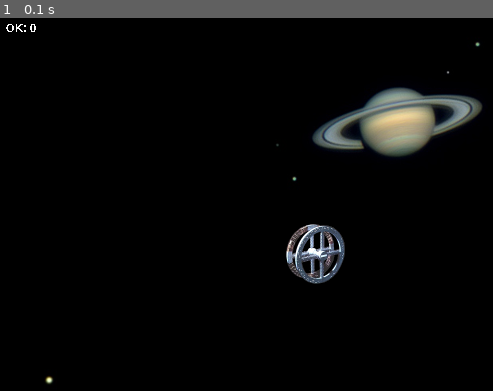
Above: before the commit, frame 1.
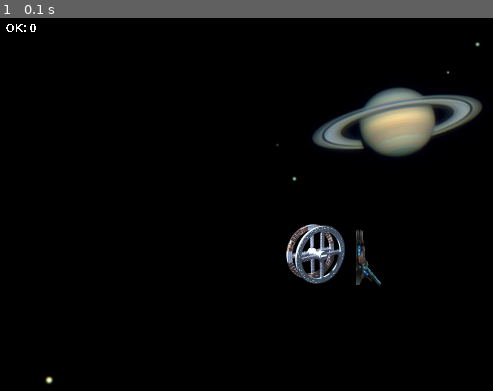
Above: after the commit, the same moment.

Repository: rodrigodub/Output
Game: pygame game, started from ProgramacaoDeJogos/Input06PJ05.py
Two runs of this game, one before a commit and one after it. Both use one fixed random seed, a clock stepped at 60 frames per second and the inputs below.
Inputs:
- Up to frame 1 (0.1 s): no input

The runs differ from the first frame. In frame 1, 0.3% of the frame differs, in the area x 72-78%, y 56-72%.

Commit message:
PJ5: adding the alien ship
# v2.107
# 20180126

Diff:
--- a/ProgramacaoDeJogos/Input06PJ05.py
+++ b/ProgramacaoDeJogos/Input06PJ05.py
@@ -6,8 +6,8 @@
 # Usage:
 # > python3 Input06PJ05.py
 #
-# v2.106
-# 20180124
+# v2.107
+# 20180126
 #################################################
 __author__ = 'Rodrigo Nobrega'
 
@@ -15,7 +15,7 @@
 # import
 import os, sys, pygame
 from pygame.locals import *
-# import random
+import random
 # import time
 
 
@@ -64,9 +64,8 @@
     """"Everything related to the Space Station"""
     def __init__(self):
         self.image = load_image('spacestation_64.png')
-        #self.pos = self.image.get_rect().move(320-32, 240-32)
         self.pos = self.image.get_rect()
-        self.pos.center = (320,240)
+        self.pos.center = (320, 240)
         # shield images
         self.shield1 = load_image('shield_1.png')
         self.shield2 = load_image('shield_2.png')
@@ -84,6 +83,15 @@
         self.shield4pos.topright = (320, 240)
 
 
+# Alien ship
+class Alien(object):
+    def __init__(self):
+        self.image = load_image('alienship_64.png')
+        self.pos = self.image.get_rect()
+        self.pos.center = (random.randint(0, 640), random.randint(0, 480))
+
+
+# Controller
 class Action(object):
     def __init__(self):
         pass
@@ -96,30 +104,26 @@
         else:
             scr.area.blit(scr.image, sta.shield1pos, sta.shield1pos)
             scr.area.blit(sta.image, sta.pos)
-            #scr.area.blit(sta.image, Rect(sta.pos.left, sta.pos.top, 32, 32))
         if keys[K_2]:
             scr.area.blit(sta.shield2, sta.shield2pos)
         else:
             scr.area.blit(scr.image, sta.shield2pos, sta.shield2pos)
             scr.area.blit(sta.image, sta.pos)
-            #scr.area.blit(sta.image, Rect(sta.pos.midleft, sta.pos.top, 32, 32))
         if keys[K_3]:
             scr.area.blit(sta.shield3, sta.shield3pos)
         else:
             scr.area.blit(scr.image, sta.shield3pos, sta.shield3pos)
             scr.area.blit(sta.image, sta.pos)
-            #scr.area.blit(sta.image, Rect(sta.pos.midleft, sta.pos.midtop, 32, 32))
         if keys[K_4]:
             scr.area.blit(sta.shield4, sta.shield4pos)
         else:
             scr.area.blit(scr.image, sta.shield4pos, sta.shield4pos)
             scr.area.blit(sta.image, sta.pos)
-            #scr.area.blit(sta.image, Rect(sta.pos.left, sta.pos.midtop, 32, 32))
 
 
 # event loop
-def eventloop(scr, fnt, sco, sta, act):
-    # arguments: scr=screen, fnt=font, sco=score, sta=station, act=action
+def eventloop(scr, fnt, sco, sta, ali, act):
+    # arguments: scr=screen, fnt=font, sco=score, sta=station, ali=alien, act=action
     a = 1
     while a == 1:
         # quit gracefully
@@ -131,6 +135,8 @@
         scr.area.blit(writetext(fnt, 'OK: {}'.format(sco), (250, 250, 250)), (10, 10))
         # draw station
         scr.area.blit(sta.image, sta.pos)
+        # draw alien
+        scr.area.blit(ali.image, ali.pos)
         # control actions
         act.defend(scr, sta)
         # refresh display
@@ -150,10 +156,12 @@
     screen = Setupscreen('saturn.png')
     # space station
     station = Spacestation()
+    # alien ship
+    alien = Alien()
     # the actions
     action = Action()
     # start the event loop
-    eventloop(screen, font1, score, station, action)
+    eventloop(screen, font1, score, station, alien, action)
 
 
 # execute main
